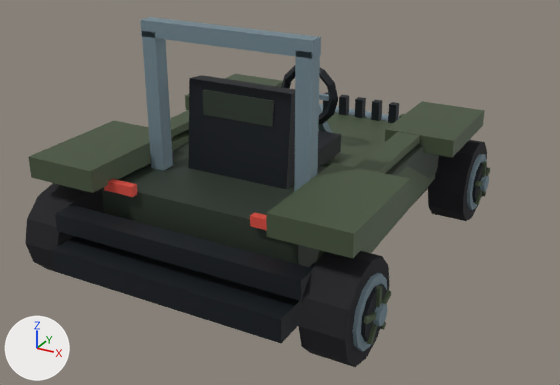
The glTF model DLC/PredatorKillerOfKillers/assets/kart/predator-killer-of-killers/pilot-kok/kart.glb: old version first, new version second.
Both versions are drawn from a 50 mm lens placed at (2.44, -4.45, 2.6), pointed at (0.03, -0.07, 0.41). Lighting does not change. The marker at lower left points along +X, +Y and +Z. The first picture is the older version. Where no turn or scale is listed for an object, it has been applied to the vertices. Vertices at exactly the same position are counted once.

Script lines for the objects in view, before the commit:
```python
me_chassis = bpy.data.meshes.new('chassis')
me_chassis.from_pydata(...)  # 332 vertices, 528 faces; spans x -1.1..1.1, y -1.44..1.6, z 0.23..1.67
me_chassis.materials.append(mat_chassis_vertex_colours)
me_wheel_front_right = bpy.data.meshes.new('wheel-front-right')
me_wheel_front_right.from_pydata(...)  # 132 vertices, 228 faces; spans x -0.135..0.221, y -0.31..0.31, z -0.31..0.31
me_wheel_front_right.materials.append(mat_wheel_vertex_colours)
me_wheel_rear_left = bpy.data.meshes.new('wheel-rear-left')
me_wheel_rear_left.from_pydata(...)  # 132 vertices, 228 faces; spans x -0.221..0.135, y -0.31..0.31, z -0.31..0.31
me_wheel_rear_left.materials.append(mat_wheel_vertex_colours)
me_wheel_rear_right = bpy.data.meshes.new('wheel-rear-right')
me_wheel_rear_right.from_pydata(...)  # 132 vertices, 228 faces; spans x -0.135..0.221, y -0.31..0.31, z -0.31..0.31
me_wheel_rear_right.materials.append(mat_wheel_vertex_colours)
ob_chassis = bpy.data.objects.new('chassis', me_chassis)
ob_chassis.location = (0.0, 0.0, 0.0)
ob_wheel_front_right = bpy.data.objects.new('wheel-front-right', me_wheel_front_right)
ob_wheel_front_right.location = (0.985, 1.04, 0.31)
ob_wheel_rear_left = bpy.data.objects.new('wheel-rear-left', me_wheel_rear_left)
ob_wheel_rear_left.location = (-0.985, -1.04, 0.31)
ob_wheel_rear_right = bpy.data.objects.new('wheel-rear-right', me_wheel_rear_right)
ob_wheel_rear_right.location = (0.985, -1.04, 0.31)
```
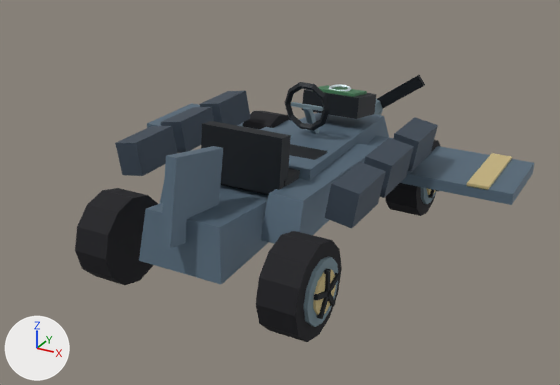
Where the change shows, as pixel boxes (x1, y1, x2, y2) in the pictures (560 x 385 px):
'chassis', deleted
    before: (29, 17, 484, 343)
'identity-biplane-monoplane-single-wing-and-propeller', added (blue)
    after: (139, 75, 534, 284)
'wheel-rear-right', reshaped, moved (7% narrower)
    before: (298, 251, 391, 367)
    after: (256, 231, 342, 342)
'identity-biplane-motif-armor', added (blue)
    after: (115, 91, 438, 229)
'wheel-rear-left', moved
    before: (25, 183, 104, 279)
    after: (75, 188, 158, 285)
'identity-biplane-driver-cockpit', added
    after: (201, 82, 330, 195)
'wheel-front-right', reshaped, moved (11% narrower, 6% shorter)
    before: (428, 140, 490, 221)
    after: (385, 140, 440, 216)
'identity-biplane-motif-scanner', added
    after: (302, 84, 377, 119)
part 1 of me_wheel_front_right, rebuilt (7% narrower, 6% shorter)
    before: (428, 140, 487, 221)
    after: (385, 140, 440, 216)
part 2 of me_wheel_front_right, built on
    before: (467, 154, 489, 210)
    after: (428, 189, 439, 198)
part 3 of me_wheel_rear_right, added
    after: (313, 270, 336, 315)
part 4 of me_wheel_rear_right, added
    after: (324, 268, 331, 293)
part 5 of me_wheel_rear_right, rebuilt (6% narrower)
    before: (298, 251, 390, 367)
    after: (256, 231, 342, 342)
part 6 of me_wheel_rear_right, rebuilt
    before: (382, 290, 391, 304)
    after: (329, 273, 340, 294)
part 7 of me_wheel_rear_right, rebuilt
    before: (364, 312, 377, 324)
    after: (313, 291, 329, 301)
part 8 of me_wheel_rear_right, cut back
    before: (352, 273, 387, 351)
    after: (317, 293, 336, 319)

Edits to the bpy script that builds the scene:
```text
Change me_wheel_front_right:
    remove me_wheel_front_right.from_pydata(...)  # 132 vertices, 228 faces; spans x -0.135..0.221, y -0.31..0.31, z -0.31..0.31
    add me_wheel_front_right.from_pydata(...)  # 113 vertices, 196 faces; spans x -0.125..0.182, y -0.3..0.3, z -0.3..0.3
    me_wheel_front_right part 1: the loose piece of 26 vertices spanning x -0.135..0.135, y -0.31..0.31, z -0.31..0.31 is rebuilt with 51 vertices and now spans x -0.125..0.149, y -0.3..0.3, z -0.3..0.3
    me_wheel_front_right part 2: 90 vertices removed from x 0.133..0.221, y -0.217..0.217, z -0.217..0.217; 16 vertices added at x 0.157..0.182, y -0.1..0.1, z -0.13..0.009
    other edits to the shape of me_wheel_front_right do not show in these pictures
Change me_wheel_rear_right:
    remove me_wheel_rear_right.from_pydata(...)  # 132 vertices, 228 faces; spans x -0.135..0.221, y -0.31..0.31, z -0.31..0.31
    add me_wheel_rear_right.from_pydata(...)  # 113 vertices, 196 faces; spans x -0.125..0.182, y -0.3..0.3, z -0.3..0.3
    me_wheel_rear_right part 3: a new loose piece, a 10-sided cylinder along x spanning x 0.14..0.166, y -0.128..0.128, z -0.135..0.135, in mat_wheel_vertex_colours
    me_wheel_rear_right part 4: a new loose piece, a box spanning x 0.157..0.182, y -0.015..0.015, z 0.0..0.15, in mat_wheel_vertex_colours
    me_wheel_rear_right part 5: the loose piece of 26 vertices spanning x -0.135..0.135, y -0.31..0.31, z -0.31..0.31 is rebuilt with 51 vertices and now spans x -0.125..0.149, y -0.3..0.3, z -0.3..0.3
    me_wheel_rear_right part 6: the loose piece of 8 vertices spanning x 0.174..0.2, y 0.0..0.165, z -0.015..0.068 is rebuilt with 8 vertices and now spans x 0.157..0.182, y -0.005..0.147, z -0.014..0.061
    me_wheel_rear_right part 7: the loose piece of 8 vertices spanning x 0.174..0.2, y -0.165..0.0, z -0.015..0.068 is rebuilt with 8 vertices and now spans x 0.157..0.182, y -0.147..0.005, z -0.014..0.061
    me_wheel_rear_right part 8: 90 vertices removed from x 0.133..0.221, y -0.217..0.217, z -0.217..0.217; 16 vertices added at x 0.157..0.182, y -0.1..0.1, z -0.13..0.009
Remove ob_chassis:
    ob_chassis = bpy.data.objects.new('chassis', me_chassis)
Change ob_wheel_rear_left:
    ob_wheel_rear_left.location: (-0.985, -1.04, 0.31) -> (-0.66, -0.96, 0.3)
Change ob_wheel_front_right:
    ob_wheel_front_right.location: (0.985, 1.04, 0.31) -> (0.66, 0.96, 0.3)
Change ob_wheel_rear_right:
    ob_wheel_rear_right.location: (0.985, -1.04, 0.31) -> (0.66, -0.96, 0.3)
Add ob_identity_biplane_motif_scanner:
    ob_identity_biplane_motif_scanner = bpy.data.objects.new('identity-biplane-motif-scanner', me_identity_biplane_motif_scanner)  # 56 vertices, 104 faces; spans x -0.235..0.235, y 0.779..1.161, z 0.681..0.914
    ob_identity_biplane_motif_scanner.location = (0.0, 0.0, 0.0)
Add ob_identity_biplane_motif_armor:
    ob_identity_biplane_motif_armor = bpy.data.objects.new('identity-biplane-motif-armor', me_identity_biplane_motif_armor)  # 48 vertices, 72 faces; spans x -0.89..0.89, y -0.68..0.72, z 0.59..0.85
    ob_identity_biplane_motif_armor.location = (0.0, 0.0, 0.0)
Add ob_identity_biplane_driver_cockpit:
    ob_identity_biplane_driver_cockpit = bpy.data.objects.new('identity-biplane-driver-cockpit', me_identity_biplane_driver_cockpit)  # 80 vertices, 140 faces; spans x -0.3..0.3, y -0.557..0.679, z 0.459..1.086
    ob_identity_biplane_driver_cockpit.location = (0.0, 0.0, 0.0)
Add ob_identity_biplane_monoplane_single_wing_and_propeller:
    ob_identity_biplane_monoplane_single_wing_and_propeller = bpy.data.objects.new('identity-biplane-monoplane-single-wing-and-propeller', me_identity_biplane_monoplane_single_wing_and_propeller)  # 90 vertices, 140 faces; spans x -1.52..1.52, y -1.35..1.69, z 0.2..1.07
    ob_identity_biplane_monoplane_single_wing_and_propeller.location = (0.0, 0.0, 0.0)
```
